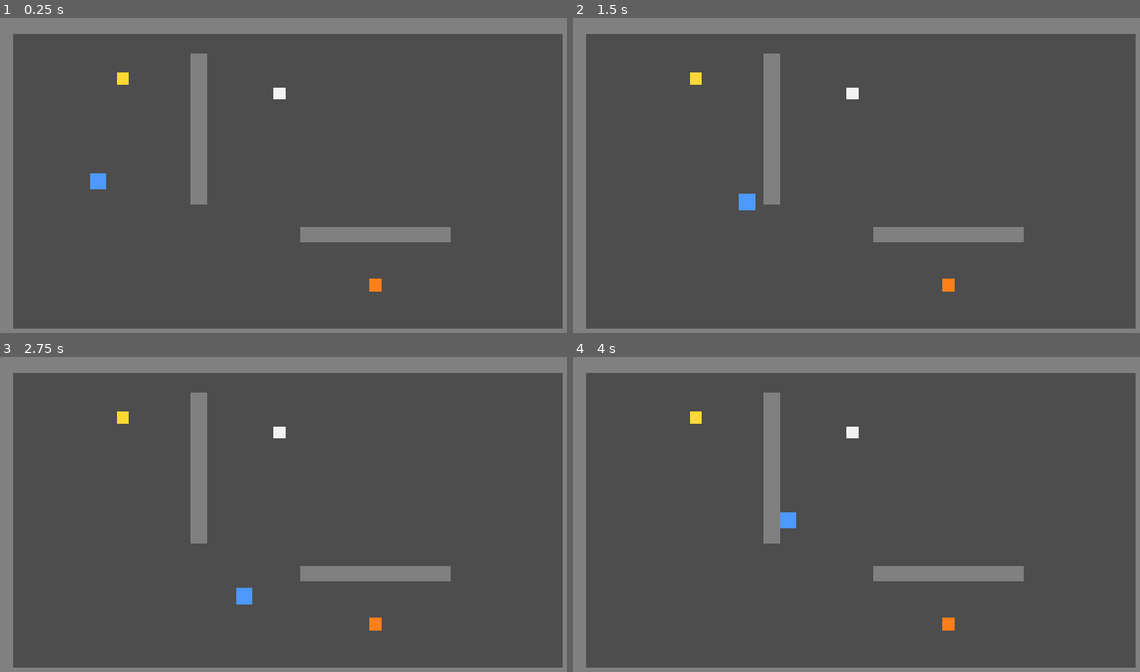
Above: before the commit, frames 1-4 (two rows, left to right).
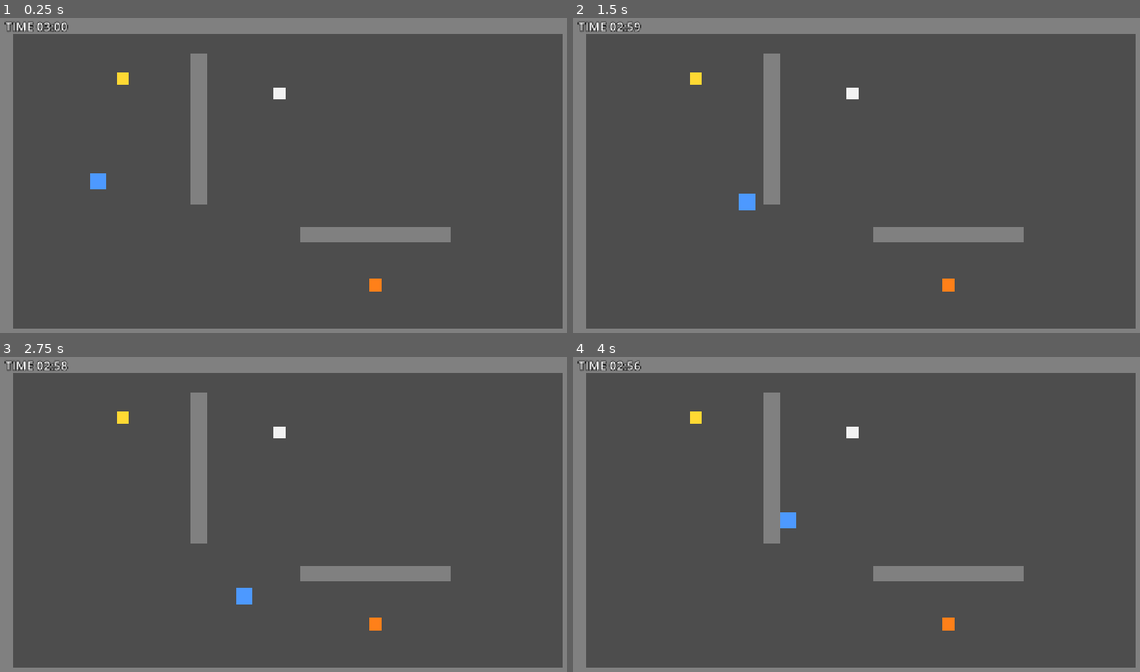
Above: after the commit, the same moments.

Repository: Mugen0619/night-shift-escape
Game: Godot game, scene res://scenes/main.tscn
Same seed, same stepped clock (60 frames per second), same inputs: the game is played once before the commit and once after it.
Inputs:
- Up to frame 1 (0.25 s): no input
- Up to frame 2 (1.5 s): tap Enter at 0.5 s; hold D (move_right) 0.53-1.28 s; hold S (move_down) from 1.28 s (still down)
- Up to frame 3 (2.75 s): release S (move_down) at 2.03 s; hold D (move_right) from 2.03 s (still down)
- Up to frame 4 (4 s): release D (move_right) at 2.78 s; hold W (move_up) 2.78-3.53 s; hold A (move_left) from 3.53 s (still down)

The runs differ from the first frame. In frame 1, 0.3% of the frame differs, in the area x 0-13%, y 0-5%; in frame 2, 0.2%; in frame 3, 0.2%; in frame 4, 0.2%.

Commit message:
Day 3: 制限時間タイマーと残り時間UIを実装
- Main直下にTimeノード(Timer、180秒・1回きり・自動開始)を追加し、0秒でtimeoutを通知する
- UI(CanvasLayer)にTimeLabelを追加し、残り時間を「TIME MM:SS」で画面上部に固定表示する
- 表示は切り上げにし、00:00 になるのは本当に0秒になったときだけにする

Refs #16

Co-Authored-By: Claude Opus 5.5 <noreply@anthropic.com>

Diff:
--- a/scenes/main.tscn
+++ b/scenes/main.tscn
@@ -2,6 +2,7 @@
 
 [ext_resource type="PackedScene" path="res://scenes/player.tscn" id="1_player"]
 [ext_resource type="PackedScene" path="res://scenes/item.tscn" id="2_item"]
+[ext_resource type="Script" path="res://scripts/time_label.gd" id="3_time_label"]
 
 [sub_resource type="RectangleShape2D" id="RectangleShape2D_horizontal"]
 size = Vector2(1152, 32)
@@ -113,3 +114,22 @@
 
 [node name="Player" parent="." instance=ExtResource("1_player")]
 position = Vector2(200, 324)
+
+[node name="Time" type="Timer" parent="."]
+wait_time = 180.0
+one_shot = true
+autostart = true
+
+[node name="UI" type="CanvasLayer" parent="."]
+
+[node name="TimeLabel" type="Label" parent="UI" node_paths=PackedStringArray("time")]
+offset_left = 16.0
+offset_right = 216.0
+offset_bottom = 34.0
+theme_override_colors/font_color = Color(1, 1, 1, 1)
+theme_override_colors/font_outline_color = Color(0, 0, 0, 1)
+theme_override_constants/outline_size = 6
+theme_override_font_sizes/font_size = 24
+text = "TIME 03:00"
+script = ExtResource("3_time_label")
+time = NodePath("../../Time")
--- /dev/null
+++ b/scripts/time_label.gd
@@ -0,0 +1,20 @@
+extends Label
+## 残り時間を「TIME MM:SS」形式で表示する。
+## 時間そのものは Time ノード(Timer)が管理し、このスクリプトは読んで表示するだけ。
+
+# 表示する残り時間を持つ Timer(main.tscn で Time ノードを指定する)。
+@export var time: Timer
+
+
+func _process(_delta: float) -> void:
+	text = "TIME " + format_time(time.time_left)
+
+
+# 秒数を「MM:SS」(分・秒とも2桁の0埋め)の文字列にする。
+# 小数点以下は切り上げる。残り0.3秒のときに「00:00」と表示すると時間切れと誤解されるため、
+# 「00:00」になるのは本当に0秒になったときだけにする。
+static func format_time(seconds: float) -> String:
+	var total: int = ceili(maxf(seconds, 0.0))
+	var minutes: int = floori(total / 60.0)
+	var secs: int = total % 60
+	return "%02d:%02d" % [minutes, secs]
Not shown, added: scripts/time_label.gd.uid
